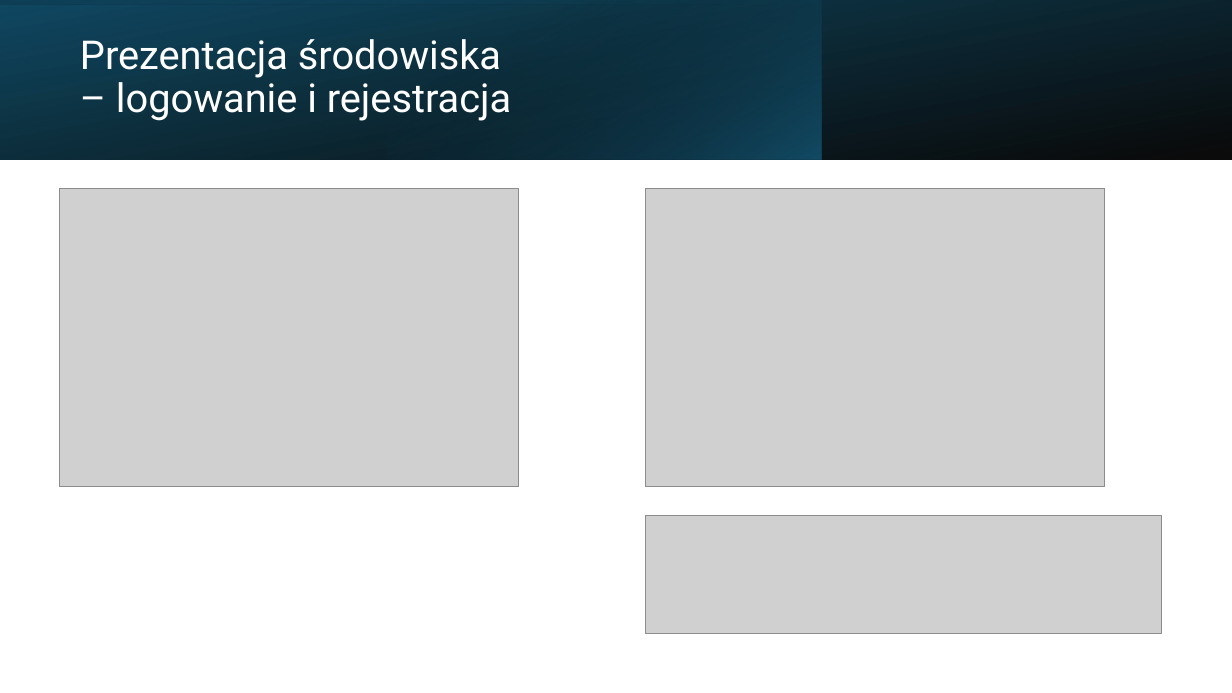
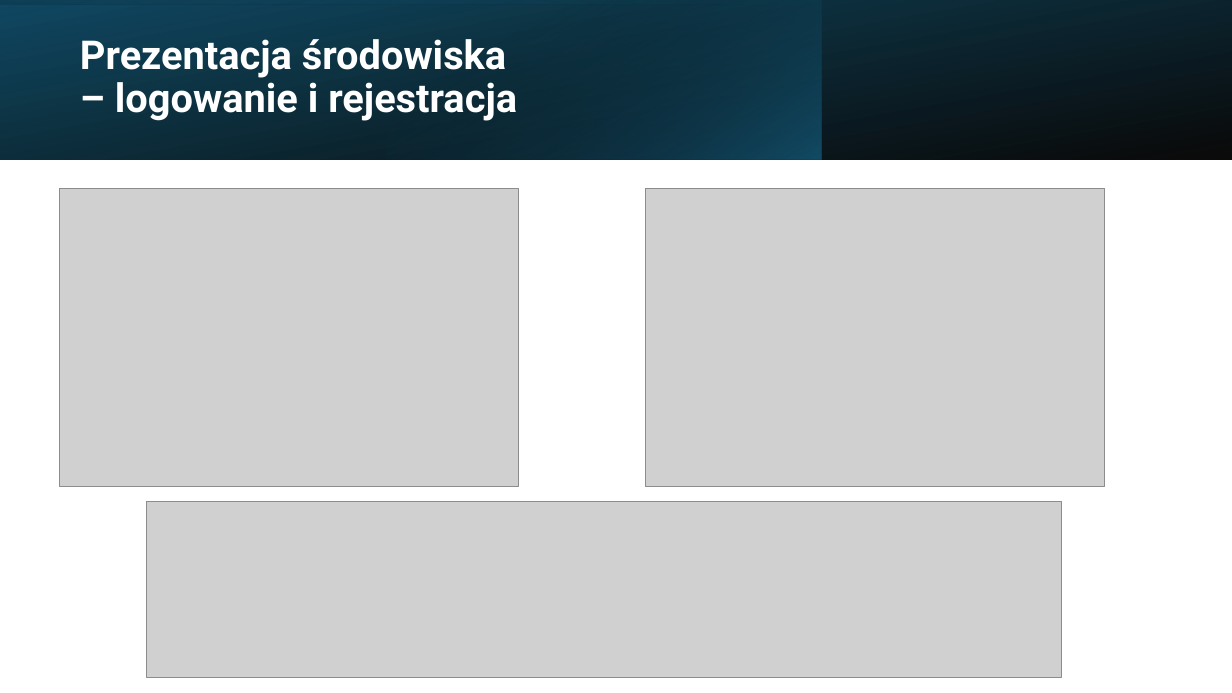
Before and after one commit to oliwiaglodek/MuzeumWPF, a slide deck: slide 11 of Prezentacja na obronę.pptx. Drawn at 1232x693 pixels with LibreOffice and Linux fonts; fonts in the diff are those of the drawing; grey boxes stand for pictures. Boxes give left, top, right and bottom in pixels: in the first picture for what was removed or moved away, otherwise in the second. Text is boxed around its words. In the diff, an @@ line names an element or a change of style, - is before the commit and + after.

```diff
--- a/Prezentacja na obronę.pptx
+++ b/Prezentacja na obronę.pptx
@@ title "Prezentacja środowiska – logowanie i ..." at (80,39,517,121): bold on @@
@@ picture: place and size @@
-picture at (646,516,1163,634)
+picture at (147,502,1062,678)
```
Also in this commit, not shown: 20 other slides changed, 1 other file.
